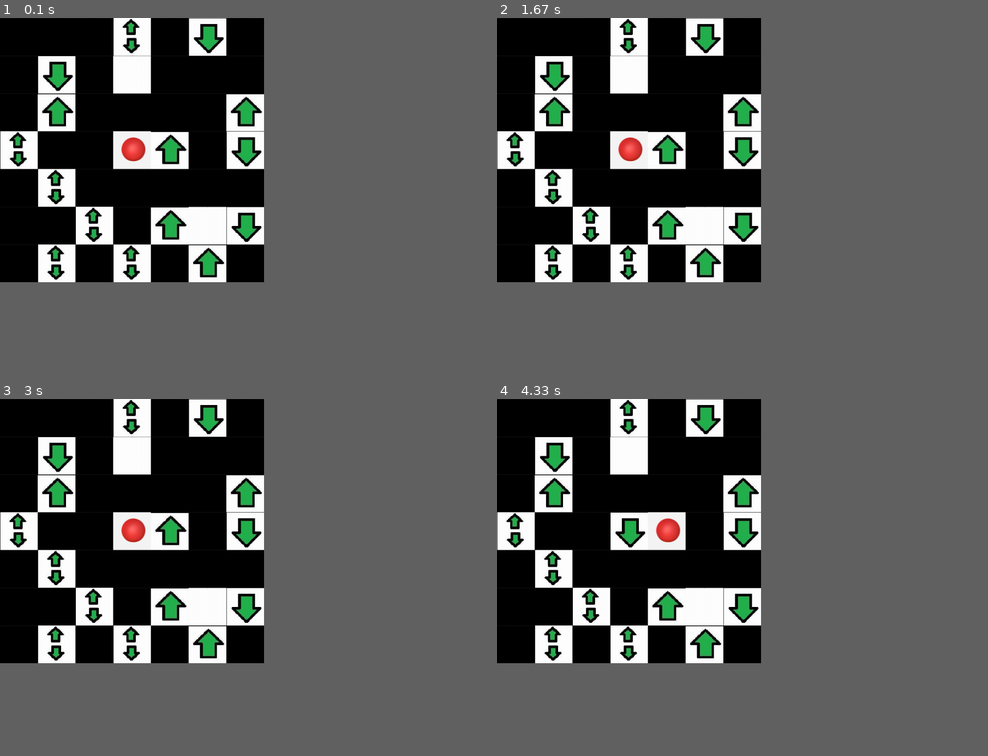
Above: before the commit, frames 1-4 (two rows, left to right).
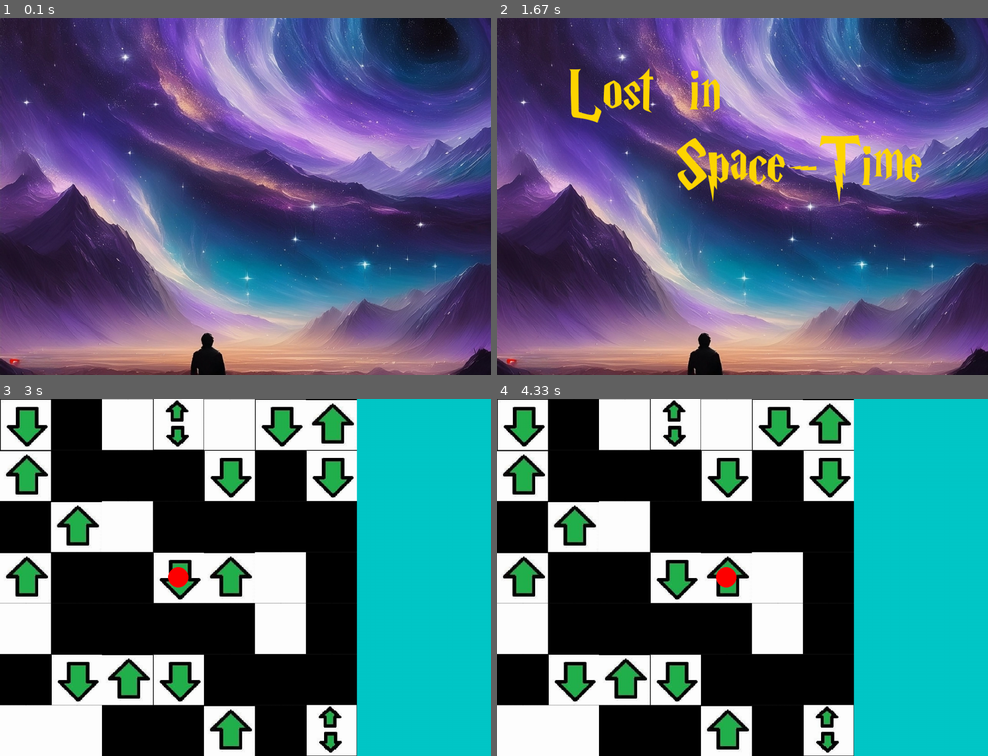
Above: after the commit, the same moments.

Repository: alain2op/maze-pygame
Game: pygame game, started from main.py
The game is run twice, just before and just after one commit, with the same random seed, the same clock (stepped at 60 frames per second) and the same inputs.
Inputs (mouse positions are in pixels of both pictures, inside the frame that each line leads up to):
- Up to frame 1 (0.1 s): no input
- Up to frame 2 (1.67 s): hold S 0.83-1.3 s; hold Up 0.83-1.3 s; move the mouse to (624, 200) at 0.87 s; tap Shift at 1.33 s
- Up to frame 3 (3 s): press the mouse at (382, 716) at 2.07 s; move the mouse to (294, 652) at 2.17 s; release the mouse at (211, 591) at 2.3 s; hold W from 2.77 s (still down); hold Up from 2.77 s (still down); move the mouse to (152, 645) at 2.8 s; tap Shift at 2.83 s; tap Ctrl at 2.92 s
- Up to frame 4 (4.33 s): tap Shift at 3.13, 3.83, 4.13 s; release W at 3.23 s; release Up at 3.23 s; hold Right 3.77-4.23 s; move the mouse to (899, 456) at 3.8 s; hold Left from 4.27 s (still down)
In our replay, the window is 484x484 before the commit and 900x654 after it. These sizes can differ from the game's own. Grey fills any space a smaller window leaves; there, only what the larger window draws over its background counts as a difference.

The runs differ from the first frame. In frame 1, 98% of the frame differs, in the area x 0-100%, y 0-100%; in frame 2, 99%; in frame 3, 64%; in frame 4, 64%.

Commit message:
start and end windows added , but need to improve the ui of game window

Diff:
--- a/main.py
+++ b/main.py
@@ -3,93 +3,27 @@
 import maze
 import numpy as np
 import player_file
-SIZE=7
-FLOORS=3
-TILE_SIZE=100
-MOVEMENT_DELAY = 150  # in milliseconds
+import windows
+import time
+import sys
+WIDTH=1300
+HEIGHT=945
+pygame.init()
+WINDOW=pygame.display.set_mode((WIDTH,HEIGHT))
 
-
-pygame.init()
-tile_size = TILE_SIZE
-size = SIZE
-floors=FLOORS
-centre = np.array([(floors-1)/2,(size - 1)/2, (size - 1)/2])
-generated_maze, generated_path,end_point = maze.maze_generator(size,floors)
-window_width = generated_maze.shape[2] * tile_size
-window_height = generated_maze.shape[1] * tile_size
-window = pygame.display.set_mode((window_width, window_height))
-BLACK = (0, 0, 0)
-WHITE=(255,255,255)
-GREEN=(200,255,200)
-BLUE=(0,0,255)
-lava = pygame.transform.scale(pygame.image.load("lava.jpeg"), (tile_size, tile_size))
-cloud= pygame.transform.scale(pygame.image.load("cloud.jpeg"), (tile_size, tile_size))
-running = True
-player1 = player_file.player("green", centre, generated_maze)
-pressed_keys = {}
-last_movement_time = pygame.time.get_ticks()
+# window = pygame.display.set_mode((window_width, window_height))
+pygame.display.set_caption("Lost in Space-Time")
+running=True
+input=1
+window=WINDOW
 while running:
-    current_time = pygame.time.get_ticks()
-    time_since_last_movement = current_time - last_movement_time
-    for event in pygame.event.get():
-        if event.type == pygame.QUIT:
-            running = False
-        elif event.type == pygame.KEYDOWN:
-            pressed_keys[event.key] = True
-        elif event.type == pygame.KEYUP:
-            if event.key in pressed_keys:
-                del pressed_keys[event.key]
-    if time_since_last_movement >= MOVEMENT_DELAY:
-        movement_direction = 0
-        if pygame.K_UP in pressed_keys:
-            movement_direction = 3
-        elif pygame.K_LEFT in pressed_keys:
-            movement_direction = 6
-        elif pygame.K_DOWN in pressed_keys:
-            movement_direction = 1
-        elif pygame.K_RIGHT in pressed_keys:
-            movement_direction = 5
-        elif pygame.K_LSHIFT in pressed_keys:
-            movement_direction=4
-        elif pygame.K_LCTRL in pressed_keys:
-            movement_direction=2
-        player_file.move(player1, movement_direction)
-        last_movement_time = current_time
-
-    orientation = player1.orientation
-    if pygame.K_w in pressed_keys:
-        orientation = 1
-    elif pygame.K_a in pressed_keys:
-        orientation = 2
-    elif pygame.K_s in pressed_keys:
-        orientation = 3
-    elif pygame.K_d in pressed_keys:
-        orientation = 4
-    player_file.rotate(player1, orientation)
-
-    window.fill(WHITE)
-    img=pygame.image.load("cloud.jpeg")
-    for y in range(generated_maze.shape[1]):
-        for x in range(generated_maze.shape[2]):
-            if generated_maze[player1.floor,y,x]==0 and player1.floor>0 and player1.floor<floors-1 and generated_maze[player1.floor-1,y,x]==0 and generated_maze[player1.floor+1,y,x]==0 :
-                img=pygame.image.load("up_down.jpg")
-            elif generated_maze[player1.floor,y,x]==0 and player1.floor>0 and generated_maze[player1.floor-1,y,x]==0:
-                img=pygame.image.load("down.jpg")
-            elif generated_maze[player1.floor,y,x]==0 and player1.floor<floors-1 and generated_maze[player1.floor+1,y,x]==0:
-                img=pygame.image.load("up.jpg")
-            elif generated_maze[player1.floor,y,x]==0:
-                img=pygame.image.load("white.jpg")
-            elif generated_maze[player1.floor,y,x]==1:
-                img=pygame.image.load("black.jpg")
-            window.blit(pygame.transform.scale(img, (tile_size, tile_size)), (x * tile_size, y * tile_size))
-    if (player1.floor==end_point[0]):
-        trophy=pygame.image.load("trophy.jpeg")
-        window.blit(pygame.transform.scale(trophy, (tile_size, tile_size)), (end_point[2] * tile_size, end_point[1]* tile_size))
-    z,y,x = player1.tile[0], player1.tile[1],player1.tile[2]
-    image = player1.images[player1.orientation - 1]
-    image=pygame.image.load("ball.jpeg")
-    window.blit(pygame.transform.scale(image, (tile_size, tile_size)), (x * tile_size, y * tile_size))
-    pygame.display.flip()
-    pygame.time.Clock().tick(60)
-
+    if input==1:
+        window,level=windows.start(window)
+        input=2
+    if input==2:
+        level,window,result=windows.game(level,window)
+        window,input=windows.end(window,level,result)
+    if input==3:
+        running=False
 pygame.quit()
+sys.exit()
--- a/maze.py
+++ b/maze.py
@@ -5,9 +5,9 @@
 import math
 ITERATIONS=10000
 PROBABILITY=0.01
-
 #read this after reading path_generator function
 #this function checks if any loops are getting created when the path is being generated and returns a bool
+
 def translator(choice):
     moves=[np.array([0,1,0]),np.array([1,0,0]),np.array([0,-1,0]),np.array([-1,0,0]),np.array([0,0,1]),np.array([0,0,-1])]
     if np.array_equal(choice,moves[0]):
@@ -80,7 +80,10 @@
 def path_generator(size,start,end,floors):
     #initiliazes maze to all ones
     maze=np.ones((floors,size,size))
-    dirs=np.array([(end[0]-start[0])/abs(end[0]-start[0]),(end[1]-start[1])/abs(end[1]-start[1]),(end[2]-start[2])/abs(end[2]-start[2])])
+    if(end[0]-start[0]!=0):
+        dirs=np.array([(end[0]-start[0])/abs(end[0]-start[0]),(end[1]-start[1])/abs(end[1]-start[1]),(end[2]-start[2])/abs(end[2]-start[2])])
+    else:
+        dirs=np.array([0,(end[1]-start[1])/abs(end[1]-start[1]),(end[2]-start[2])/abs(end[2]-start[2])])
     moves=[np.array([0,1,0]),np.array([1,0,0]),np.array([0,-1,0]),np.array([-1,0,0]),np.array([0,0,1]),np.array([0,0,-1])]
     probs=[]
     inc=[]
@@ -133,13 +136,13 @@
                     solution=open("path.txt","w")
                     break
                 #begin{handles edge tile cases}
-                if(tile[0]/(floors-1)==0):
+                if(tile[0]==0):
                     move=np.array([-1,0,0])
                     index = next((i for i, arr in enumerate(possible_moves) if np.array_equal(arr, move)), -1)
                     if index!=-1:
                         possible_moves.pop(index)
                         possible_probs.pop(index)
-                if(tile[0]/(floors-1)==1):
+                if(tile[0]==floors-1):
                     move=np.array([1,0,0])
                     index = next((i for i, arr in enumerate(possible_moves) if np.array_equal(arr, move)), -1)
                     if index!=-1:
@@ -236,18 +239,18 @@
         end=np.array([0,size-1,size-1])
     maze=path_generator(size,start,end,floors)
     path=np.copy(maze)
-    # print(end)
     for i in range(ITERATIONS):
         zeros=np.where(maze==0)
-        poss_moves=[0,0,0,0,0,0,1,2,2,2,2,2,2,3,4,4,4,4,4,4,5,5,5,5,5,5]
+        freq = 10
+        poss_moves = [1, 3] + [i for i in range(6) if (i!=1 and i!=3) for _ in range(freq)]
         rand_zero=random.randint(0,zeros[0].size-1)
         tile=np.array([zeros[0][rand_zero],zeros[1][rand_zero],zeros[2][rand_zero]])
-        if((tile[2]/(size-1)==0 or tile[2]/(size-1)==1) and (tile[1]/(size-1)==0 or tile[1]/(size-1)==1) and (tile[0]/(floors-1)==0 or tile[0]/(floors-1)==1)):
+        if((tile[2]/(size-1)==0 or tile[2]/(size-1)==1) and (tile[1]/(size-1)==0 or tile[1]/(size-1)==1) and (tile[0]==0 or tile[0]==floors-1)):
             continue
-        if(tile[0]/(floors-1)==0):
+        if(tile[0]==0):
             while 3 in poss_moves:
                 poss_moves.remove(3)
-        if(tile[0]/(floors-1)==1):
+        if(tile[0]==floors-1):
             while 1 in poss_moves:
                 poss_moves.remove(1)
         if(tile[1]/(size-1)==1):
@@ -263,7 +266,7 @@
             while 4 in poss_moves:
                 poss_moves.remove(4)
         while(len(poss_moves)>0):
-            move=random.choice(poss_moves)
+            move=poss_moves[random.choice(list(range(len(poss_moves))))]
             tile+=moves[move]
             already=False
             if maze[int(tile[0]),int(tile[1]),int(tile[2])]==0:
--- /dev/null
+++ b/windows.py
@@ -0,0 +1,266 @@
+import pygame
+import numpy as np
+import os
+import time
+import maze
+import player_file
+import random
+import sys
+
+WIDTH=1300
+HEIGHT=945
+WINDOW=pygame.display.set_mode((WIDTH,HEIGHT))
+GOLD=(255,215,0)
+BLACK=(0,0,0)
+WHITE=(255,255,255)
+MOVEMENT_DELAY = 150  # in milliseconds
+BLACK = (0, 0, 0)
+GREEN=(200,255,200)
+BLUE=(0,0,255)
+
+
+class button:
+    def __init__(self, text, font, text_color, border_color, position,size):
+        self.text = text
+        self.font = font
+        self.text_color = text_color
+        self.border_color = border_color
+        self.position = position
+        self.rendered_text = self.font.render(self.text, True, self.text_color)
+        self.rect = self.rendered_text.get_rect()
+        self.rect.topleft = position
+        self.hovered = False
+        self.size=size
+
+    def draw(self, surface):
+        pygame.draw.rect(surface, self.border_color, self.rect,-1)
+        surface.blit(self.rendered_text, self.rect)
+
+    def is_hovered(self, pos):
+        return self.rect.collidepoint(pos)
+
+    def set_hovered(self, hovered):
+        if hovered:
+            self.rendered_text = self.font.render(self.text, True, (150, 110, 0))
+        else:
+            self.rendered_text = self.font.render(self.text, True, self.text_color)
+
+
+def start(window):
+    start_image = pygame.transform.scale(pygame.image.load("start.jpeg"), (WIDTH, HEIGHT))
+    title_font = pygame.font.Font("HARRYP__.TTF", 180)
+    button_font = pygame.font.Font("HARRYP__.TTF", 80)
+    title = "Lost in Space-Time"
+    title_positions = [(300, 200), (550, 200), (800, 400)]
+    WINDOW.blit(start_image, (0, 0))
+    words = title.split()
+    pygame.display.update()
+    time.sleep(0.5)
+
+    labyrinth = button("labyrinth", button_font, GOLD, BLACK, (100, 800), (300, 100))
+    wormhole = button("wormhole", button_font, GOLD, BLACK, (500, 800), (300, 100))
+    singularity = button("singularity", button_font, GOLD, BLACK, (900, 800), (300, 100))
+
+    for word_no in range(len(words)):
+        text_surface = title_font.render(words[word_no], True, GOLD)
+        text_rect = text_surface.get_rect()
+        text_rect.center = title_positions[word_no]
+        WINDOW.blit(text_surface, text_rect)
+        pygame.display.update()
+        time.sleep(0.5)
+    pygame.display.update()
+
+    start_running = True
+    while start_running:
+        labyrinth.draw(WINDOW)
+        wormhole.draw(WINDOW)
+        singularity.draw(WINDOW)
+        for event in pygame.event.get():
+            if event.type == pygame.QUIT:
+                start_running = False
+            elif event.type == pygame.MOUSEMOTION:
+                mouse_pos = pygame.mouse.get_pos()
+                if labyrinth.is_hovered(mouse_pos):
+                    labyrinth.set_hovered(True)
+                else:
+                    labyrinth.set_hovered(False)
+
+                if wormhole.is_hovered(mouse_pos):
+                    wormhole.set_hovered(True)
+                else:
+                    wormhole.set_hovered(False)
+
+                if singularity.is_hovered(mouse_pos):
+                    singularity.set_hovered(True)
+                else:
+                    singularity.set_hovered(False)
+
+            elif event.type == pygame.MOUSEBUTTONDOWN:
+                if event.button == 1:  # Left mouse button
+                    mouse_pos = pygame.mouse.get_pos()
+                    if labyrinth.is_hovered(mouse_pos):
+                        return WINDOW,1
+                    elif wormhole.is_hovered(mouse_pos):
+                        return WINDOW,2
+                    elif singularity.is_hovered(mouse_pos):
+                        return WINDOW,3
+        pygame.display.update()
+    pygame.quit()
+    sys.exit()
+
+
+def game(level,window):
+    result=0
+    if level==1:
+        size=5
+        floors=1
+    elif level==2:
+        size=9
+        floors=3
+    elif level==3:
+        size=7
+        floors=5
+    tile_size=945//size
+    centre = np.array([(floors-1)/2,(size - 1)/2, (size - 1)/2])
+    generated_maze, generated_path,end_point = maze.maze_generator(size,floors)
+    player1 = player_file.player("green", centre, generated_maze)
+
+    pressed_keys = {}
+    last_movement_time = pygame.time.get_ticks()
+    game_running=True
+
+    while game_running:
+
+        current_time = pygame.time.get_ticks()
+        time_since_last_movement = current_time - last_movement_time
+        for event in pygame.event.get():
+            if event.type == pygame.QUIT:
+                game_running = False
+            elif event.type == pygame.KEYDOWN:
+                pressed_keys[event.key] = True
+            elif event.type == pygame.KEYUP:
+                if event.key in pressed_keys:
+                    del pressed_keys[event.key]
+
+        if player1.tile[0]==end_point[0] and player1.tile[1]==end_point[1] and player1.tile[2]==end_point[2]:
+            time.sleep(1)
+            result=1
+            return level,window,result
+
+        if time_since_last_movement >= MOVEMENT_DELAY:
+            movement_direction = 0
+            if pygame.K_UP in pressed_keys:
+                movement_direction = 3
+            elif pygame.K_LEFT in pressed_keys:
+                movement_direction = 6
+            elif pygame.K_DOWN in pressed_keys:
+                movement_direction = 1
+            elif pygame.K_RIGHT in pressed_keys:
+                movement_direction = 5
+            elif pygame.K_LSHIFT in pressed_keys:
+                movement_direction=4
+            elif pygame.K_LCTRL in pressed_keys:
+                movement_direction=2
+            player_file.move(player1, movement_direction)
+            last_movement_time = current_time
+
+        orientation = player1.orientation
+        if pygame.K_w in pressed_keys:
+            orientation = 1
+        elif pygame.K_a in pressed_keys:
+            orientation = 2
+        elif pygame.K_s in pressed_keys:
+            orientation = 3
+        elif pygame.K_d in pressed_keys:
+            orientation = 4
+        player_file.rotate(player1, orientation)
+
+        window.fill((0,200,200))
+        for y in range(generated_maze.shape[1]):
+            for x in range(generated_maze.shape[2]):
+                if generated_maze[player1.floor,y,x]==0 and player1.floor>0 and player1.floor<floors-1 and generated_maze[player1.floor-1,y,x]==0 and generated_maze[player1.floor+1,y,x]==0 :
+                    img=pygame.image.load("up_down.jpg")
+                elif generated_maze[player1.floor,y,x]==0 and player1.floor>0 and generated_maze[player1.floor-1,y,x]==0:
+                    img=pygame.image.load("down.jpg")
+                elif generated_maze[player1.floor,y,x]==0 and player1.floor<floors-1 and generated_maze[player1.floor+1,y,x]==0:
+                    img=pygame.image.load("up.jpg")
+                elif generated_maze[player1.floor,y,x]==0:
+                    img=pygame.image.load("white.jpg")
+                elif generated_maze[player1.floor,y,x]==1:
+                    img=pygame.image.load("black.jpg")
+                window.blit(pygame.transform.scale(img, (tile_size, tile_size)), (x * tile_size, y * tile_size))
+        if (player1.floor==end_point[0]):
+            trophy=pygame.image.load("trophy.jpeg")
+            window.blit(pygame.transform.scale(trophy, (tile_size, tile_size)), (end_point[2] * tile_size, end_point[1]* tile_size))
+        z,y,x = player1.tile[0], player1.tile[1],player1.tile[2]
+        image = player1.images[player1.orientation - 1]
+        RED = (255, 0, 0)
+        pygame.draw.circle(window, RED + (128,), ((x+0.5)*tile_size,(y+0.5)*tile_size), tile_size*2//10)
+        pygame.display.flip()
+        pygame.time.Clock().tick(60)
+    pygame.quit()
+    sys.exit()
+
+
+def end(window,level,result):
+    if result==1:
+        end_image = pygame.transform.scale(pygame.image.load("end.jpeg"), (WIDTH, HEIGHT))
+        title_font = pygame.font.Font("HARRYP__.TTF", 180)
+        button_font = pygame.font.Font("HARRYP__.TTF", 80)
+        title = "You are free"
+        title_positions = [(350, 200), (600, 200), (850, 200)]
+        window.blit(end_image, (0, 0))
+        words = title.split()
+        pygame.display.update()
+        time.sleep(0.5)
+
+        home = button("Home", button_font, GOLD, BLACK, (150, 800), (300, 100))
+        play_again = button("Play Again", button_font, GOLD, BLACK, (500, 800), (300, 100))
+        exit = button("Exit", button_font, GOLD, BLACK, (950, 800), (300, 100))
+
+        for word_no in range(len(words)):
+            text_surface = title_font.render(words[word_no], True, GOLD)
+            text_rect = text_surface.get_rect()
+            text_rect.center = title_positions[word_no]
+            window.blit(text_surface, text_rect)
+            pygame.display.update()
+            time.sleep(0.5)
+        pygame.display.update()
+
+        start_running = True
+        while start_running:
+            home.draw(WINDOW)
+            play_again.draw(WINDOW)
+            exit.draw(WINDOW)
+            for event in pygame.event.get():
+                if event.type == pygame.QUIT:
+                    start_running = False
+                elif event.type == pygame.MOUSEMOTION:
+                    mouse_pos = pygame.mouse.get_pos()
+                    if home.is_hovered(mouse_pos):
+                        home.set_hovered(True)
+                    else:
+                        home.set_hovered(False)
+
+                    if play_again.is_hovered(mouse_pos):
+                        play_again.set_hovered(True)
+                    else:
+                        play_again.set_hovered(False)
+
+                    if exit.is_hovered(mouse_pos):
+                        exit.set_hovered(True)
+                    else:
+                        exit.set_hovered(False)
+
+                elif event.type == pygame.MOUSEBUTTONDOWN:
+                    if event.button == 1:  # Left mouse button
+                        mouse_pos = pygame.mouse.get_pos()
+                        if home.is_hovered(mouse_pos):
+                            return WINDOW,1
+                        elif play_again.is_hovered(mouse_pos):
+                            return WINDOW,2
+                        elif exit.is_hovered(mouse_pos):
+                            return WINDOW,3
+            pygame.display.update()
+        pygame.quit()
+        sys.exit()
Binary file added: HARRYP__.TTF
Binary file removed: cloud.jpeg
Binary file added: end.jpeg
Binary file removed: lava.jpeg
Binary file added: start.jpeg
